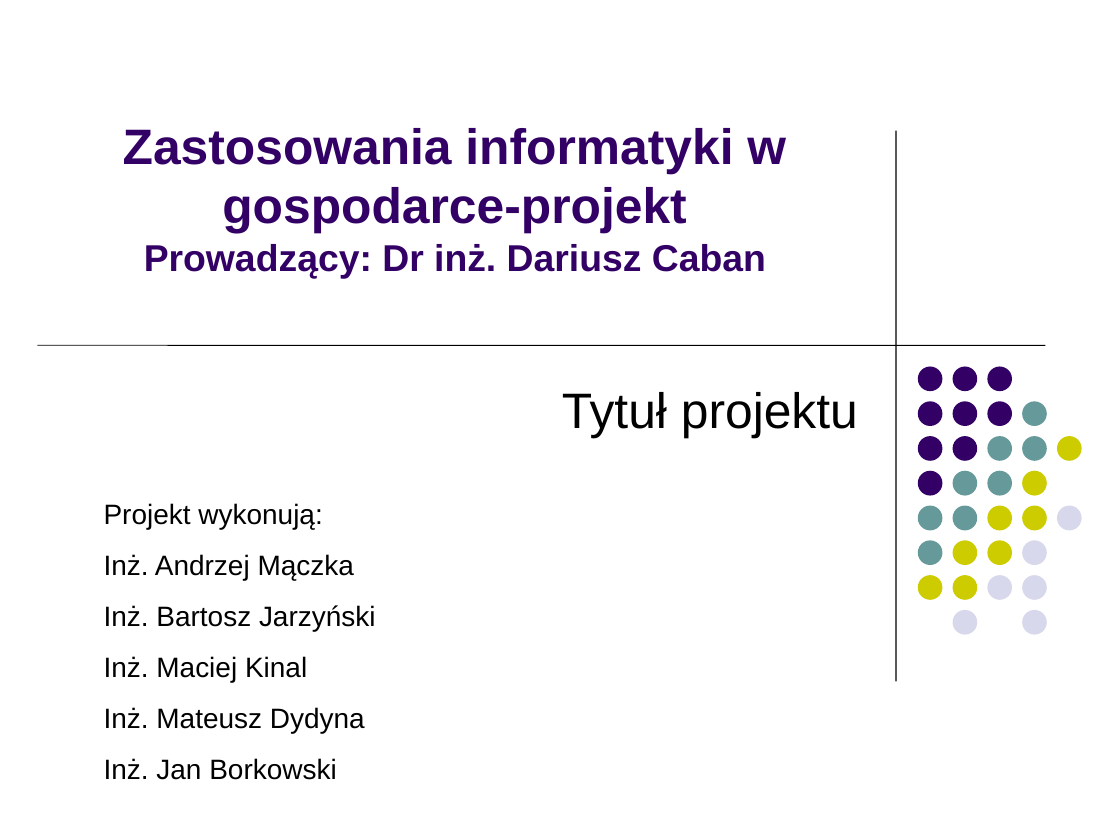
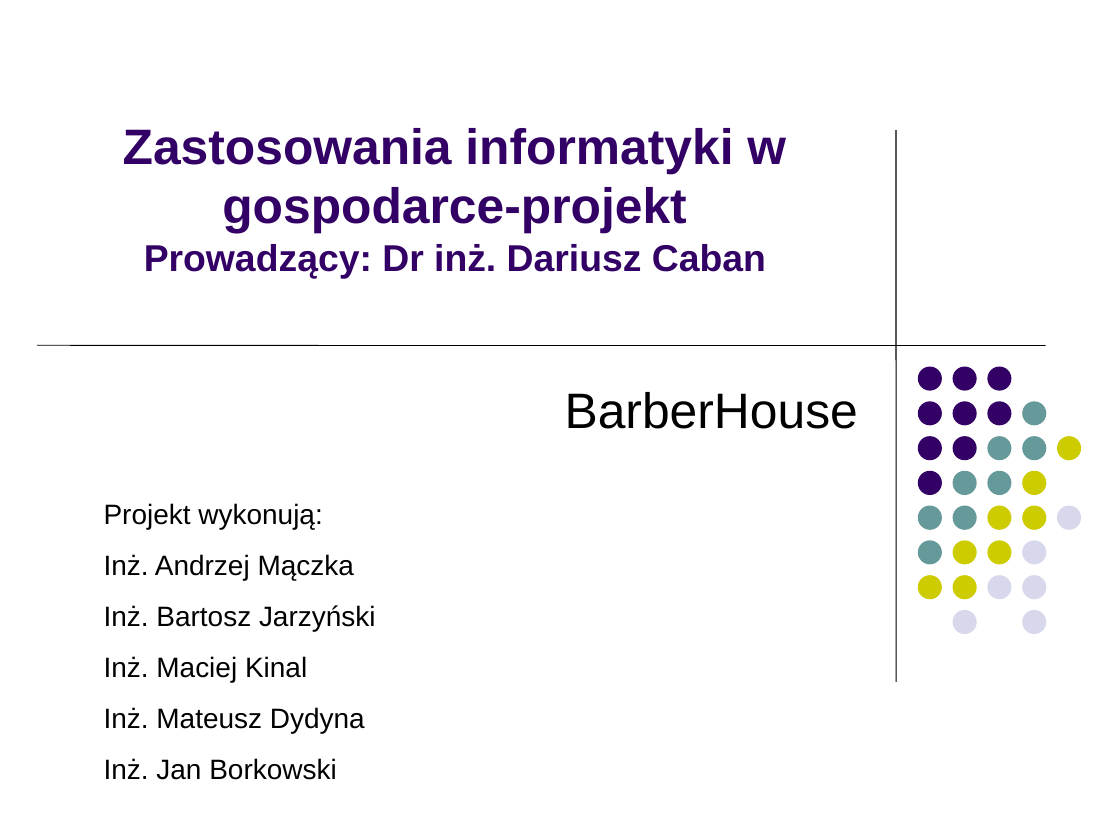
Before and after one commit to Andrzej1984/ZIwG_projekt, a slide deck: slide 1 of Zastosowania informatyki w gospodarce-projekt.ppt. Drawn at 1120x840 pixels with LibreOffice and Linux fonts; fonts in the diff are those of the drawing. Boxes give left, top, right and bottom in pixels: in the first picture for what was removed or moved away, otherwise in the second. Text is boxed around its words. In the diff, an @@ line names an element or a change of style, - is before the commit and + after.

```diff
--- a/Zastosowania informatyki w gospodarce-projekt.ppt
+++ b/Zastosowania informatyki w gospodarce-projekt.ppt
@@ subtitle at bbox=[565, 392, 858, 429]: text changed @@
-Tytuł projektu
+BarberHouse
```
Also in this commit, not shown: 2 other slides changed, 7 slides added, 3 slides removed.
